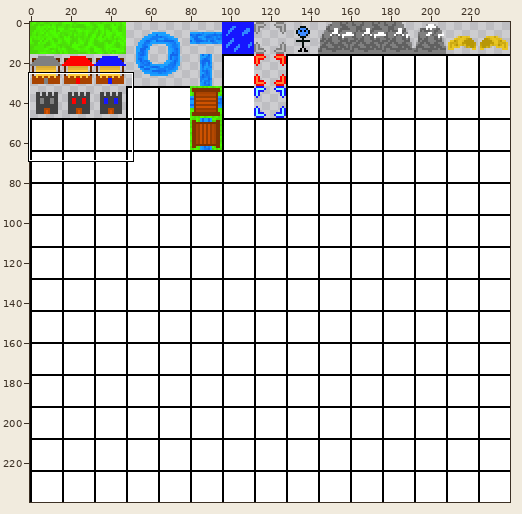
Sprite sheet, stored at Senior Project/res/SpriteSheetz.png. The first picture is a wide view before the edit; the outline marks the close-up.
Close-up. Earlier state:
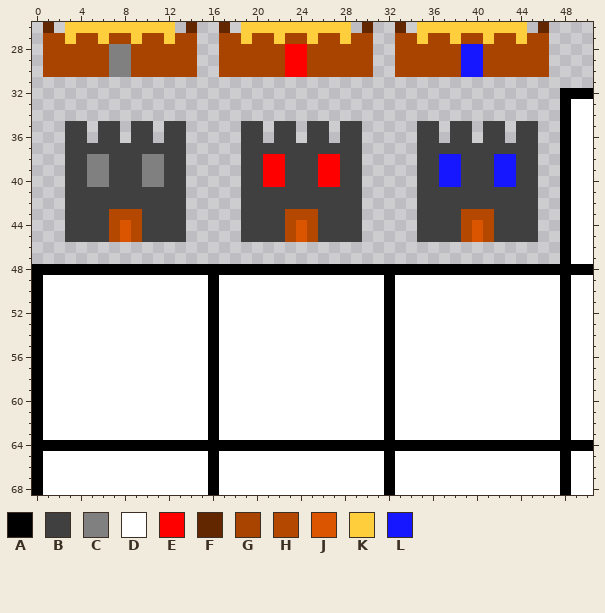
The file is 240x240 pixels. Pixels under 10% opacity are left out. Colours within 5 levels of each other are drawn and written as one. Shown: x 0..50, y 26..68. The commit also changed other parts of the picture, which this record leaves out.
Palette (. is transparent): A #000000  B #404040  C #808080  D #ffffff  E #ff0000  F #632700  G #a84300  H #b54800  J #db5400  K #ffce3d  L #1616ff
Pixels before, first column x 0:
26 .F.KKKKKKKKKK.F..F.KKKKKKKKKK.F..F.KKKKKKKKKK.F....
27 .GGKGGKGGKGGKGG..GGKGGKGGKGGKGG..GGKGGKGGKGGKGG....
28 .GGGGGGCCGGGGGG..GGGGGGEEGGGGGG..GGGGGGLLGGGGGG....
29 .GGGGGGCCGGGGGG..GGGGGGEEGGGGGG..GGGGGGLLGGGGGG....
30 .GGGGGGCCGGGGGG..GGGGGGEEGGGGGG..GGGGGGLLGGGGGG....
31 ...................................................
32 ................................................AAA
33 ................................................ADD
34 ................................................ADD
35 ...BB.BB.BB.BB.....BB.BB.BB.BB.....BB.BB.BB.BB..ADD
36 ...BB.BB.BB.BB.....BB.BB.BB.BB.....BB.BB.BB.BB..ADD
37 ...BBBBBBBBBBB.....BBBBBBBBBBB.....BBBBBBBBBBB..ADD
38 ...BBCCBBBCCBB.....BBEEBBBEEBB.....BBLLBBBLLBB..ADD
39 ...BBCCBBBCCBB.....BBEEBBBEEBB.....BBLLBBBLLBB..ADD
40 ...BBCCBBBCCBB.....BBEEBBBEEBB.....BBLLBBBLLBB..ADD
41 ...BBBBBBBBBBB.....BBBBBBBBBBB.....BBBBBBBBBBB..ADD
42 ...BBBBBBBBBBB.....BBBBBBBBBBB.....BBBBBBBBBBB..ADD
43 ...BBBBHHHBBBB.....BBBBHHHBBBB.....BBBBHHHBBBB..ADD
44 ...BBBBHJHBBBB.....BBBBHJHBBBB.....BBBBHJHBBBB..ADD
45 ...BBBBHJHBBBB.....BBBBHJHBBBB.....BBBBHJHBBBB..ADD
46 ................................................ADD
47 ................................................ADD
48 AAAAAAAAAAAAAAAAAAAAAAAAAAAAAAAAAAAAAAAAAAAAAAAAAAA
49 ADDDDDDDDDDDDDDDADDDDDDDDDDDDDDDADDDDDDDDDDDDDDDADD
50 ADDDDDDDDDDDDDDDADDDDDDDDDDDDDDDADDDDDDDDDDDDDDDADD
51 ADDDDDDDDDDDDDDDADDDDDDDDDDDDDDDADDDDDDDDDDDDDDDADD
52 ADDDDDDDDDDDDDDDADDDDDDDDDDDDDDDADDDDDDDDDDDDDDDADD
53 ADDDDDDDDDDDDDDDADDDDDDDDDDDDDDDADDDDDDDDDDDDDDDADD
54 ADDDDDDDDDDDDDDDADDDDDDDDDDDDDDDADDDDDDDDDDDDDDDADD
55 ADDDDDDDDDDDDDDDADDDDDDDDDDDDDDDADDDDDDDDDDDDDDDADD
56 ADDDDDDDDDDDDDDDADDDDDDDDDDDDDDDADDDDDDDDDDDDDDDADD
57 ADDDDDDDDDDDDDDDADDDDDDDDDDDDDDDADDDDDDDDDDDDDDDADD
58 ADDDDDDDDDDDDDDDADDDDDDDDDDDDDDDADDDDDDDDDDDDDDDADD
59 ADDDDDDDDDDDDDDDADDDDDDDDDDDDDDDADDDDDDDDDDDDDDDADD
60 ADDDDDDDDDDDDDDDADDDDDDDDDDDDDDDADDDDDDDDDDDDDDDADD
61 ADDDDDDDDDDDDDDDADDDDDDDDDDDDDDDADDDDDDDDDDDDDDDADD
62 ADDDDDDDDDDDDDDDADDDDDDDDDDDDDDDADDDDDDDDDDDDDDDADD
63 ADDDDDDDDDDDDDDDADDDDDDDDDDDDDDDADDDDDDDDDDDDDDDADD
64 AAAAAAAAAAAAAAAAAAAAAAAAAAAAAAAAAAAAAAAAAAAAAAAAAAA
65 ADDDDDDDDDDDDDDDADDDDDDDDDDDDDDDADDDDDDDDDDDDDDDADD
66 ADDDDDDDDDDDDDDDADDDDDDDDDDDDDDDADDDDDDDDDDDDDDDADD
67 ADDDDDDDDDDDDDDDADDDDDDDDDDDDDDDADDDDDDDDDDDDDDDADD
68 ADDDDDDDDDDDDDDDADDDDDDDDDDDDDDDADDDDDDDDDDDDDDDADD
New version:
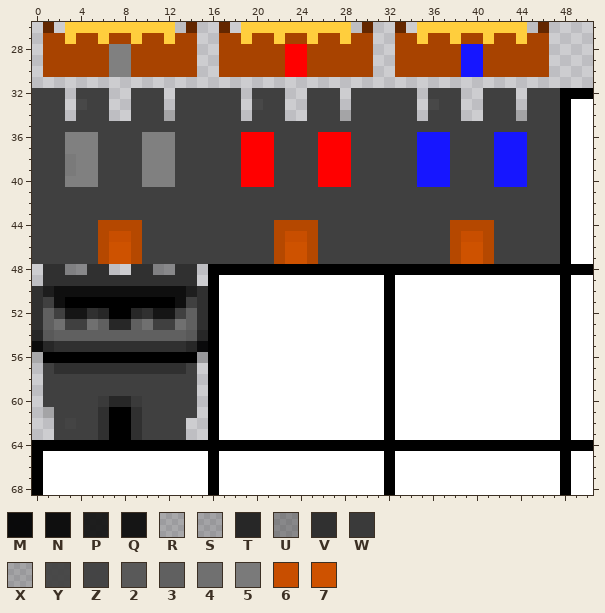
Colours new in this view: M #000000f2  N #0f0f0f  P #131313f0  Q #151515  R #1a1a1a35  S #1f1f1f3d  T #272727  U #30303070  V #303030  W #3a3a3a  X #4040404a  Y #404040ef  Z #404040f7  2 #595959  3 #606060  4 #707070  5 #7a7a7a  6 #c84e00  7 #ce5200
The exact change:
y 32: x 0..2 ... -> BBB; x 4..6 ... -> BBB; x 9..11 ... -> BBB; x 13..18 ...... -> BBBBBB; x 20..22 ... -> BBB; x 25..27 ... -> BBB; x 29..34 ...... -> BBBBBB; x 36..38 ... -> BBB; x 41..43 ... -> BBB; x 45..47 ... -> BBB
y 33: x 0..2 ... -> BBB; x 4..6 ... -> YBB; x 9..11 ... -> BBB; x 13..18 ...... -> BBBBBB; x 20..22 ... -> YBB; x 25..27 ... -> BBB; x 29..34 ...... -> BBBBBB; x 36..38 ... -> YBB; x 41..43 ... -> BBB; x 45..47 ... -> BBB
y 34: x 0..2 ... -> BBB; x 4..6 ... -> BBB; x 9..18 .......... -> BBBXBBBBBB; x 20..22 ... -> BBB; x 25..34 .......... -> BBBXBBBBBB; x 36..38 ... -> BBB; x 41..47 ....... -> BBBXBBB
y 35: x 0..2 ... -> BBB; x 5 . -> B; x 8 . -> B; x 11 . -> B; x 14..18 ..... -> BBBBB; x 21 . -> B; x 24 . -> B; x 27 . -> B; x 30..34 ..... -> BBBBB; x 37 . -> B; x 40 . -> B; x 43 . -> B; x 46..47 .. -> BB
y 36: x 0..5 ...BB. -> BBBCCC; x 8 . -> B; x 10..12 B.B -> CCC; x 14..21 .....BB. -> BBBBBEEE; x 24 . -> B; x 26..28 B.B -> EEE; x 30..37 .....BB. -> BBBBBLLL; x 40 . -> B; x 42..44 B.B -> LLL; x 46..47 .. -> BB
y 37: x 0..5 ...BBB -> BBBCCC; x 10..12 BBB -> CCC; x 14..21 .....BBB -> BBBBBEEE; x 26..28 BBB -> EEE; x 30..37 .....BBB -> BBBBBLLL; x 42..44 BBB -> LLL; x 46..47 .. -> BB
y 38..39: x 0..4 ...BB -> BBB5C; x 6 C -> B; x 12 B -> C; x 14..20 .....BB -> BBBBBEE; x 22 E -> B; x 28 B -> E; x 30..36 .....BB -> BBBBBLL; x 38 L -> B; x 44 B -> L; x 46..47 .. -> BB
y 40: x 0..4 ...BB -> BBBCC; x 6 C -> B; x 12 B -> C; x 14..20 .....BB -> BBBBBEE; x 22 E -> B; x 28 B -> E; x 30..36 .....BB -> BBBBBLL; x 38 L -> B; x 44 B -> L; x 46..47 .. -> BB
y 41..42: x 0..2 ... -> BBB; x 14..18 ..... -> BBBBB; x 30..34 ..... -> BBBBB; x 46..47 .. -> BB
y 43: x 0..2 ... -> BBB; x 7..9 HHH -> BBB; x 14..18 ..... -> BBBBB; x 23..25 HHH -> BBB; x 30..34 ..... -> BBBBB; x 39..41 HHH -> BBB; x 46..47 .. -> BB
y 44: x 0..2 ... -> BBB; x 6 B -> H; x 8 J -> H; x 14..18 ..... -> BBBBB; x 22 B -> H; x 24 J -> H; x 30..34 ..... -> BBBBB; x 38 B -> H; x 40 J -> H; x 46..47 .. -> BB
y 45: x 0..2 ... -> BBB; x 6..8 BHJ -> H66; x 14..18 ..... -> BBBBB; x 22..24 BHJ -> H66; x 30..34 ..... -> BBBBB; x 38..40 BHJ -> H66; x 46..47 .. -> BB
y 46..47: x 0..47 ................................................ -> BBBBBBH77HBBBBBBBBBBBBH77HBBBBBBBBBBBBH77HBBBBBB
y 48: x 0..15 AAAAAAAAAAAAAAAA -> .VVUUVV..VVUUVV.
y 49: x 0..15 ADDDDDDDDDDDDDDD -> .VVVVVVVVVVVVVV.
y 50: x 0..15 ADDDDDDDDDDDDDDD -> VPNNNNNNNNNNNNPV
y 51: x 0..15 ADDDDDDDDDDDDDDD -> VBNAAAAAAAAAANBV
y 52: x 0..15 ADDDDDDDDDDDDDDD -> V3BQQVTAATVQQB3V
y 53: x 0..15 ADDDDDDDDDDDDDDD -> V34BB43TT34BB43V
y 54: x 0..15 ADDDDDDDDDDDDDDD -> T23333333333332T
y 55: x 0..15 ADDDDDDDDDDDDDDD -> MTVVVVVVVVVVVVTM
y 56: x 0..15 ADDDDDDDDDDDDDDD -> RAAAAAAAAAAAAAAS
y 57: x 0..15 ADDDDDDDDDDDDDDD -> .BVVVVVVVVVVVVB.
y 58..59: x 0..15 ADDDDDDDDDDDDDDD -> .BBBBBBBBBBBBBB.
y 60: x 0..15 ADDDDDDDDDDDDDDD -> .BBBBBWTTWBBBBB.
y 61: x 0..15 ADDDDDDDDDDDDDDD -> .XBBBBVAAVBBBBB.
y 62: x 0..15 ADDDDDDDDDDDDDDD -> ..BZBBVAAVBBBB..
y 63: x 0..15 ADDDDDDDDDDDDDDD -> ..BBBBVAAVBBBB..
Where, in picture pixels (left, top, right, bottom), the same in both close-ups:
changed: (32, 88, 560, 440)
